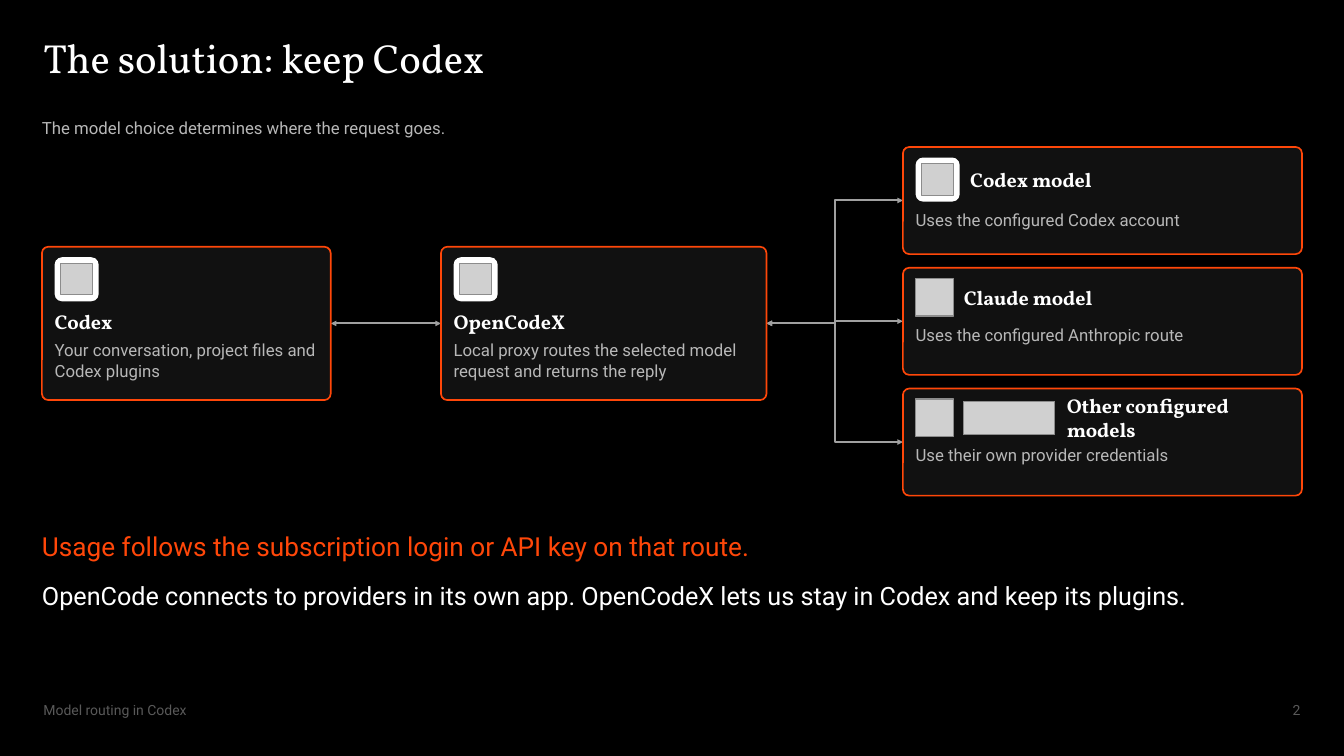
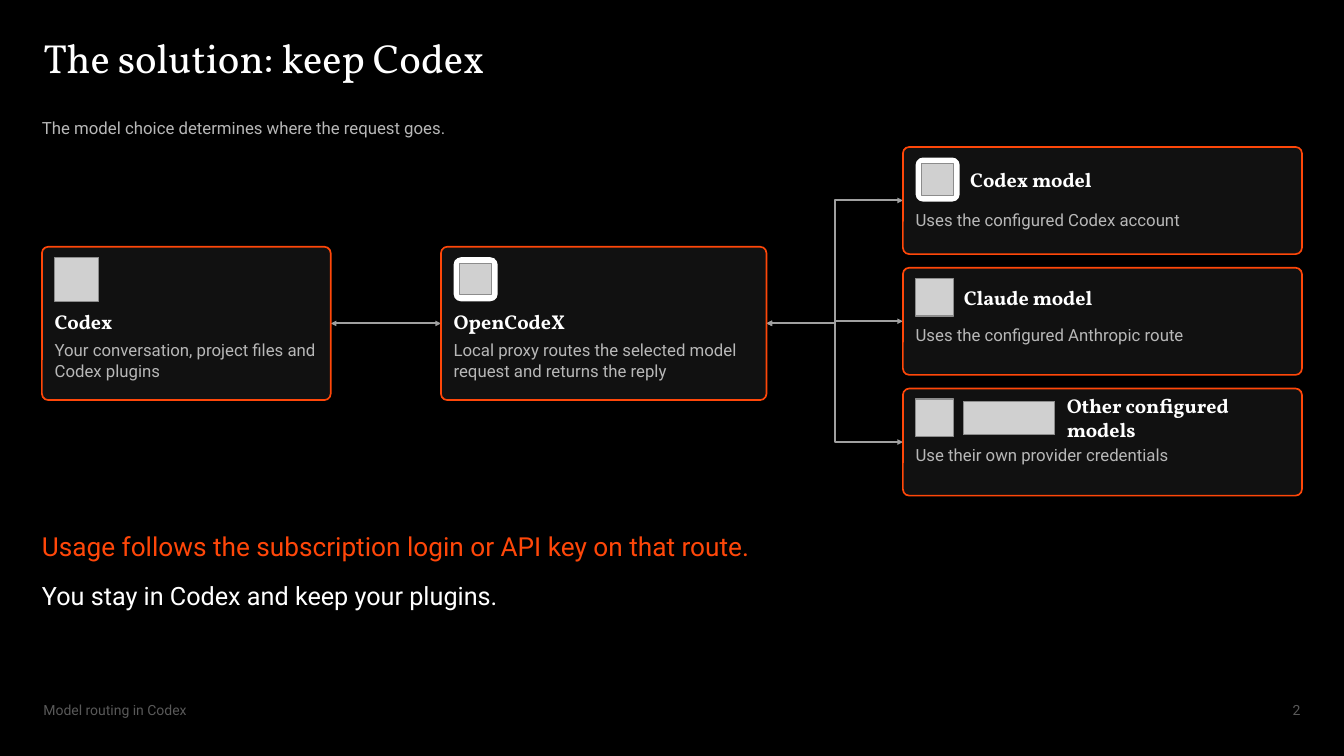
Before and after one commit to Max-FM/RDP-Train-the-Trainer-Workshop-2026, a slide deck: slide 2 of presentation/model-routing.pptx. Drawn at 1344x756 pixels with LibreOffice and Linux fonts; fonts in the diff are those of the drawing; grey boxes stand for pictures. Boxes give left, top, right and bottom in pixels: in the first picture for what was removed or moved away, otherwise in the second. Text is boxed around its words. In the diff, an @@ line names an element or a change of style, - is before the commit and + after.

```diff
--- a/presentation/model-routing.pptx
+++ b/presentation/model-routing.pptx
@@ rounded rectangle removed at [54, 257, 99, 301] @@
@@ picture added at [54, 257, 99, 301] @@
@@ picture removed at [60, 263, 92, 294] @@
@@ text at [42, 586, 497, 611]: text changed @@
-OpenCode connects to providers in its own app. OpenCodeX lets us stay in Codex and keep its plugins.
+You stay in Codex and keep your plugins.
```
Also in this commit, not shown: 4 other slides changed, 4 other files.
